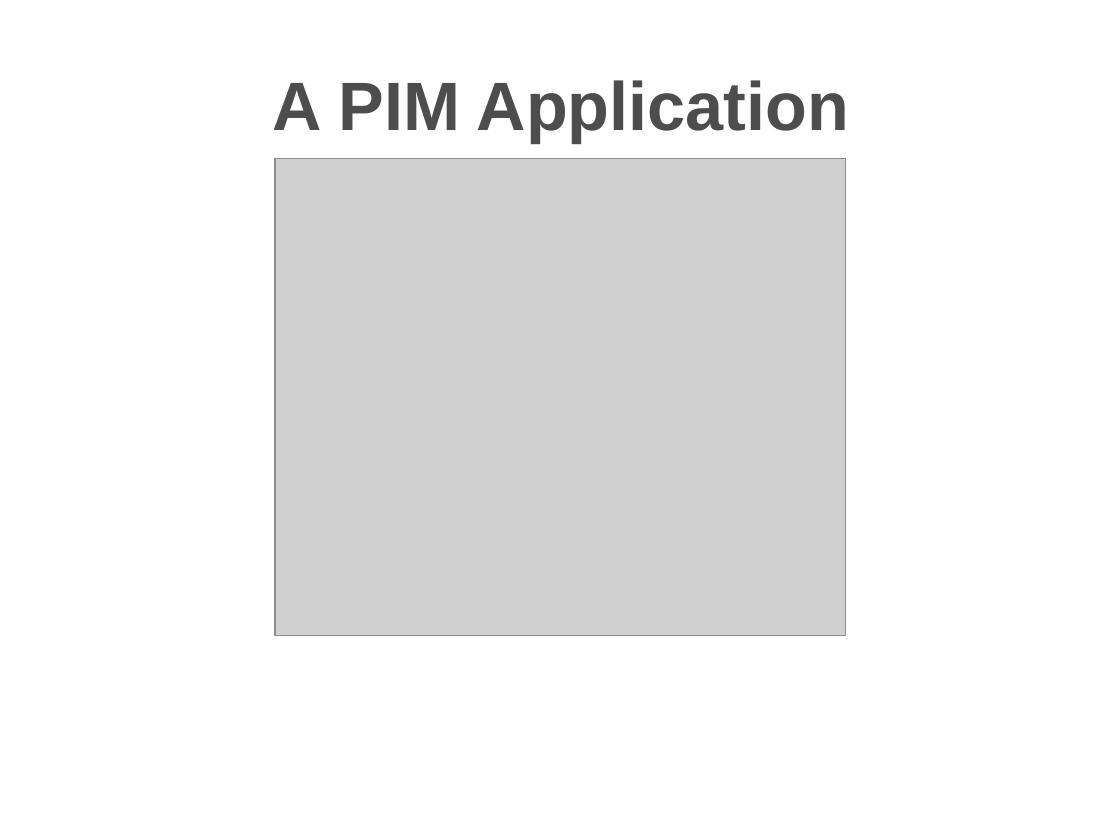
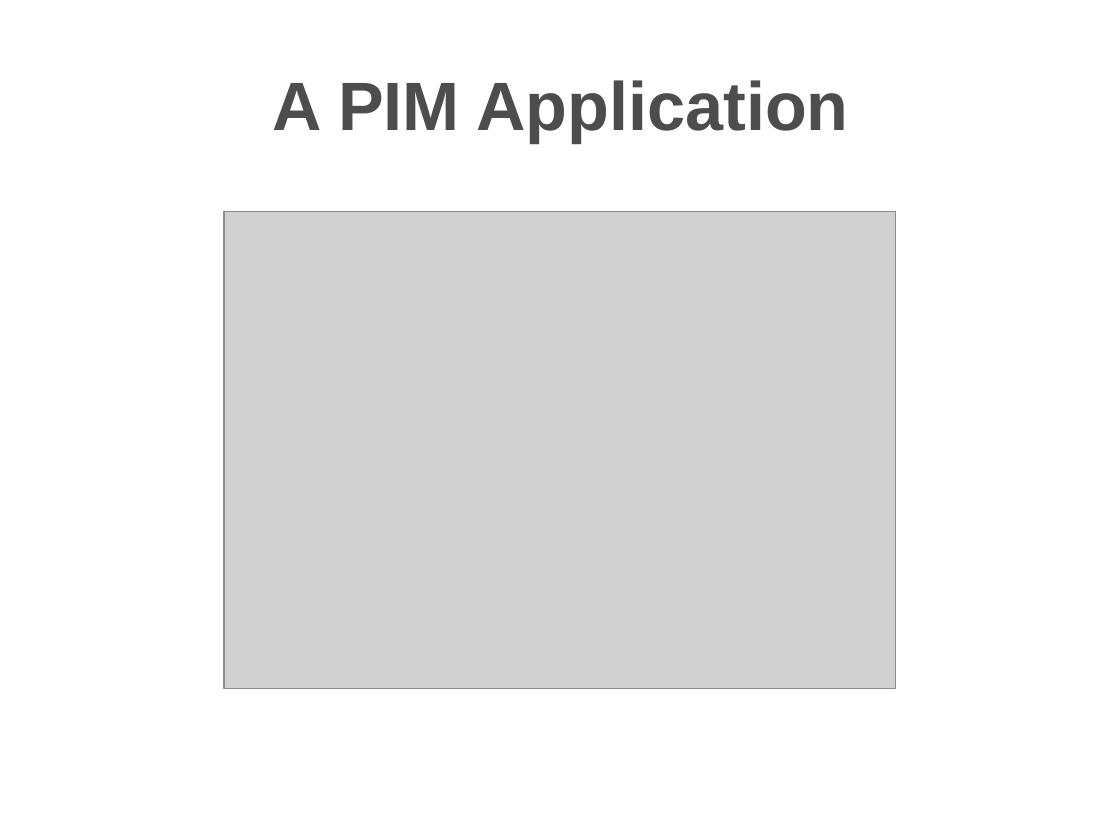
Before and after one commit to travis/cosmo, a slide deck: slide 4 of src/docs/presentations/apachecon2006.ppt. Drawn at 1120x840 pixels with LibreOffice and Linux fonts; fonts in the diff are those of the drawing; grey boxes stand for pictures; background and template pictures are left out. Boxes give left, top, right and bottom in pixels: in the first picture for what was removed or moved away, otherwise in the second. Text is boxed around its words. In the diff, an @@ line names an element or a change of style, - is before the commit and + after.

```diff
--- a/src/docs/presentations/apachecon2006.ppt
+++ b/src/docs/presentations/apachecon2006.ppt
@@ title "A PIM Application" at box(273, 80, 848, 143): line spacing 52.4pt to 52.1pt @@
@@ picture: place and size @@
-picture at box(274, 159, 846, 636)
+picture at box(224, 212, 896, 689)
```
Also in this commit, not shown: 23 other slides changed, 5 slides added, 5 slides removed.
